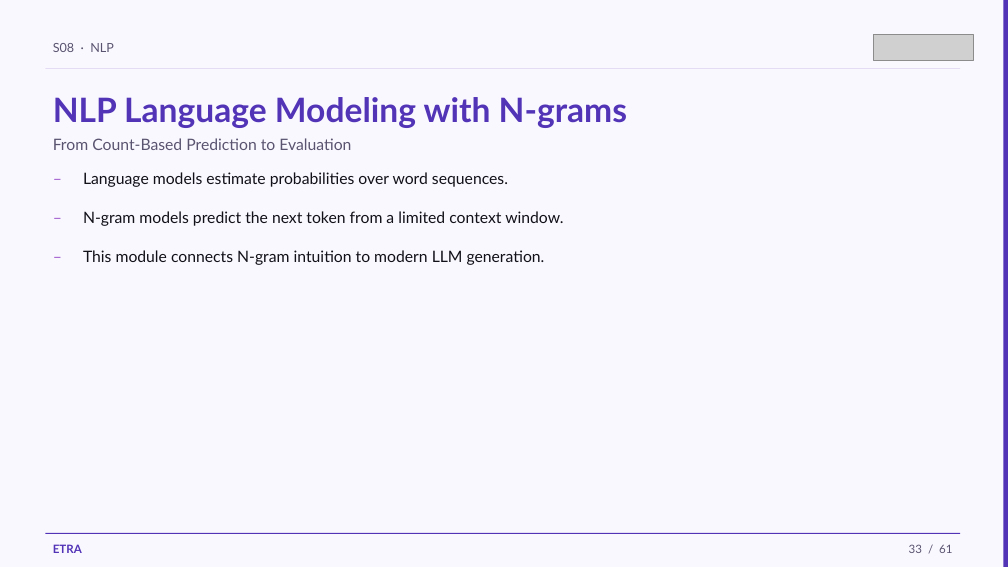
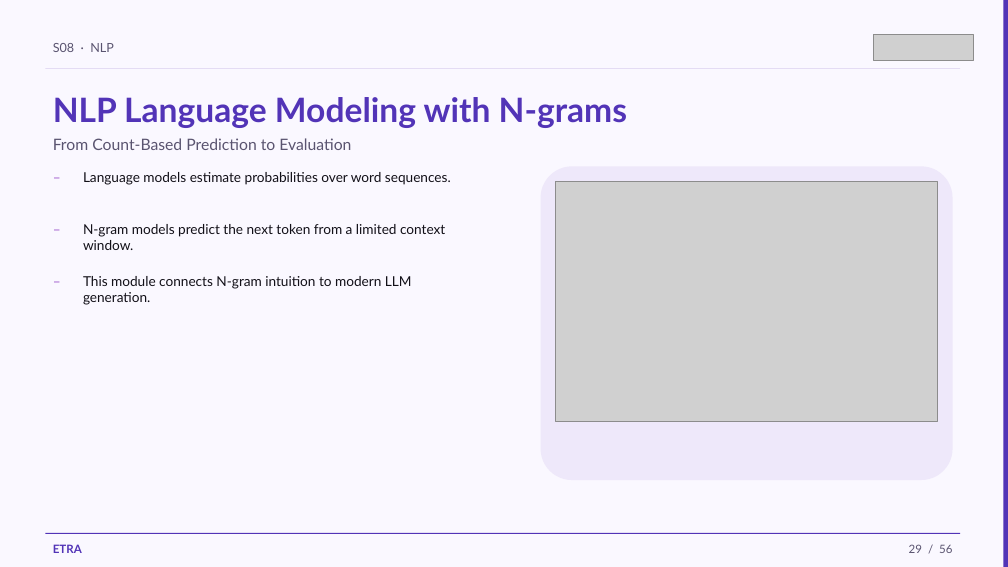
Before and after one commit to iksasa15/AI-ML, a slide deck: slide 29 of web-presentation/pdf-exports/Week3-Session1-NLP.pptx (slide 33 before the commit). Drawn at 1008x567 pixels with LibreOffice and Linux fonts; fonts in the diff are those of the drawing; grey boxes stand for pictures. Boxes give left, top, right and bottom in pixels: in the first picture for what was removed or moved away, otherwise in the second. Text is boxed around its words. In the diff, an @@ line names an element or a change of style, - is before the commit and + after.

Commit message:
feat: update Week 3, Session 1 PowerPoint and scripts by refining content on tokenization, adding new diagrams for clarity, and improving overall educational effectiveness

```diff
--- a/web-presentation/pdf-exports/Week3-Session1-NLP.pptx
+++ b/web-presentation/pdf-exports/Week3-Session1-NLP.pptx
@@ rounded rectangle added at <box>541,166,953,480</box>, fill #EEE8FA @@
@@ picture added at <box>556,181,938,422</box> @@
@@ text "–": place and size @@
-text "–" at <box>45,204,72,236</box>
+text "–" at <box>45,217,72,262</box>
@@ text "N-gram models predict the next ...": place and size @@
-text "N-gram models predict the next ..." at <box>83,211,563,226</box>
+text "N-gram models predict the next ..." at <box>83,224,445,250</box>
@@ size 15 to 13 pt in 6 elements at <box>83,172,451,185</box>, <box>83,224,445,250</box>, <box>45,165,72,209</box>, <box>83,276,412,305</box>, <box>45,217,72,262</box>, <box>45,269,72,314</box> @@
@@ text "–": place and size @@
-text "–" at <box>45,243,72,275</box>
+text "–" at <box>45,269,72,314</box>
@@ text "This module connects N-gram intuition ...": place and size @@
-text "This module connects N-gram intuition ..." at <box>83,250,545,265</box>
+text "This module connects N-gram intuition ..." at <box>83,276,412,305</box>
@@ text at <box>909,544,952,553</box>: text changed @@
-33 / 61
+29 / 56
```
Also in this commit, not shown: 51 other slides changed, 3 slides added, 8 slides removed, 4 other files.
